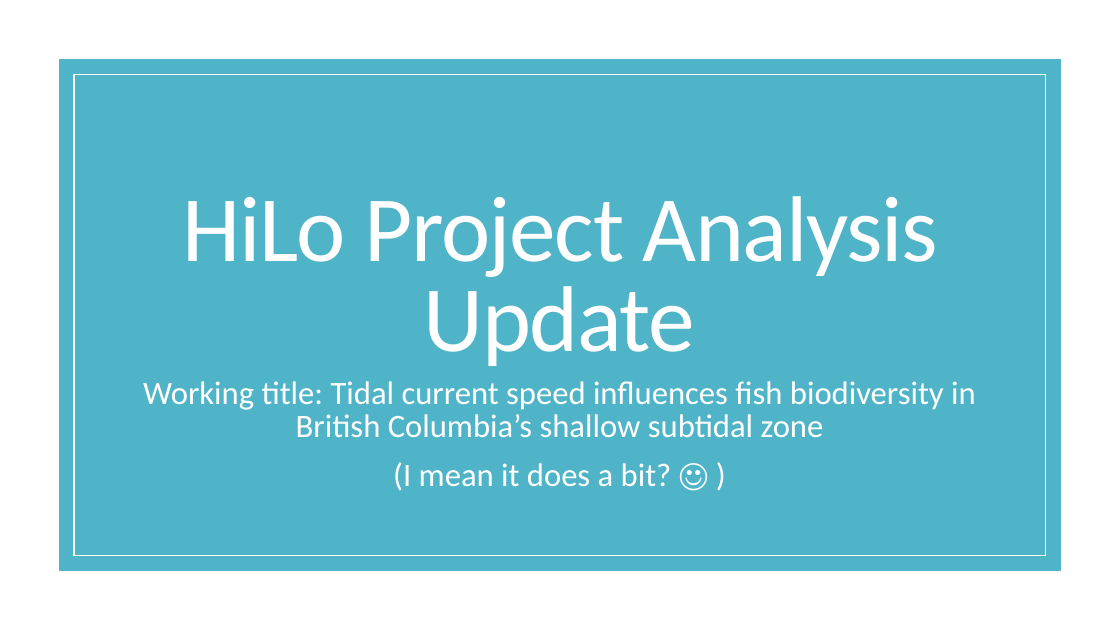
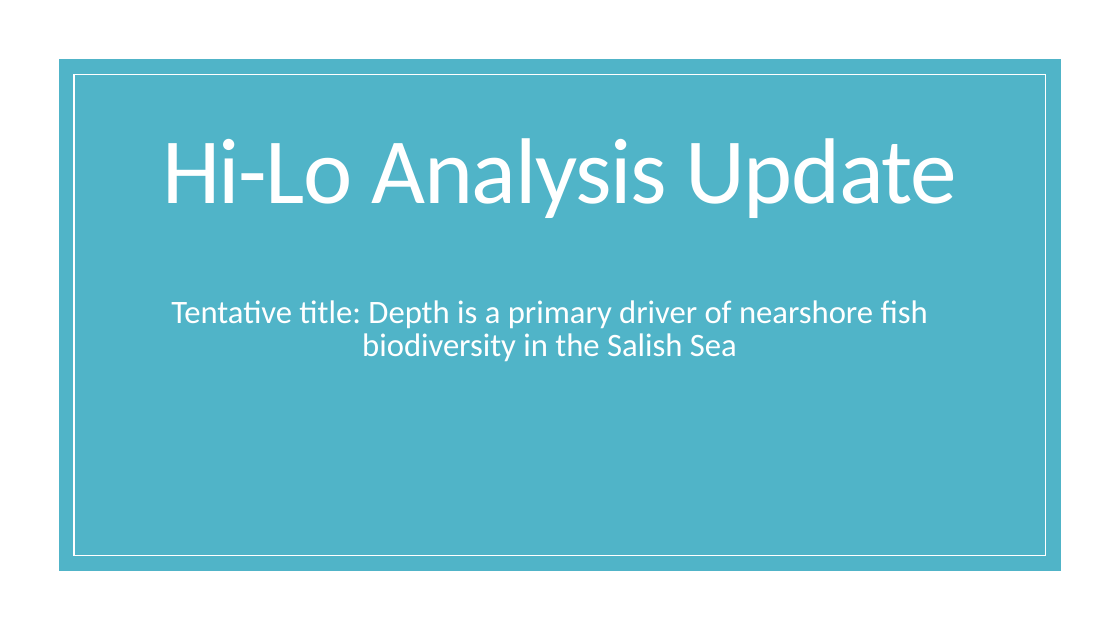
Before and after one commit to fionatfrancis/HiLo-Fish, a slide deck: slide 1 of HiLoAnalysisUpdate.pptx. Drawn at 1120x630 pixels with LibreOffice and Linux fonts; fonts in the diff are those of the drawing. Boxes give left, top, right and bottom in pixels: in the first picture for what was removed or moved away, otherwise in the second. Text is boxed around its words. In the diff, an @@ line names an element or a change of style, - is before the commit and + after.

```diff
--- a/HiLoAnalysisUpdate.pptx
+++ b/HiLoAnalysisUpdate.pptx
@@ title at <box>162,138,957,218</box>: text changed @@
-HiLo Project Analysis Update
+Hi-Lo Analysis Update
@@ subtitle at <box>171,300,928,362</box>: text changed @@
-Working title: Tidal current speed influences fish biodiversity in British Columbia’s shallow subtidal zone
-(I mean it does a bit? ☺ )
+Tentative title: Depth is a primary driver of nearshore fish biodiversity in the Salish Sea
```
Also in this commit, not shown: 7 other slides changed, 4 slides added, 1 slide removed, 3 other files.
